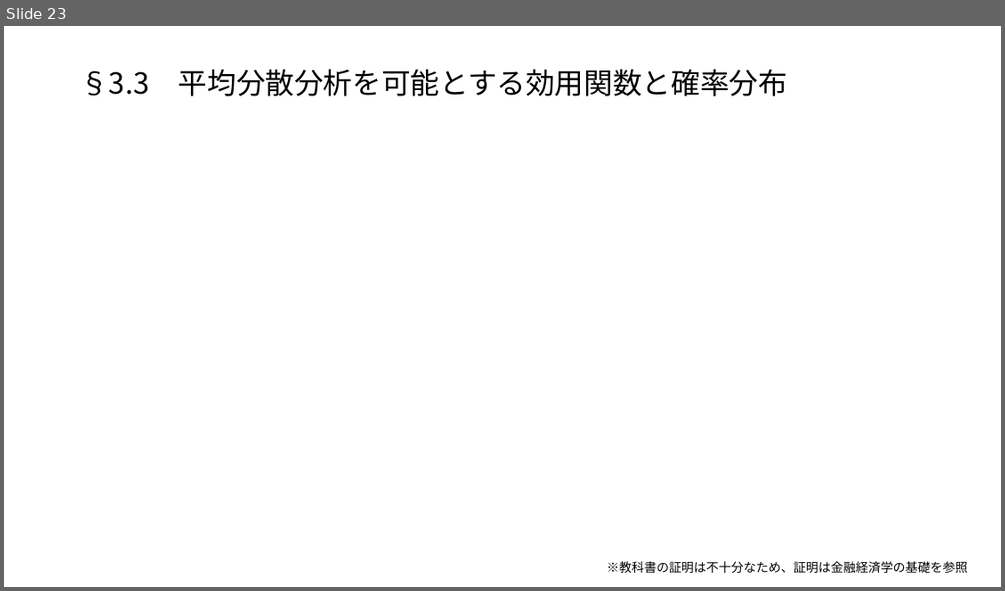
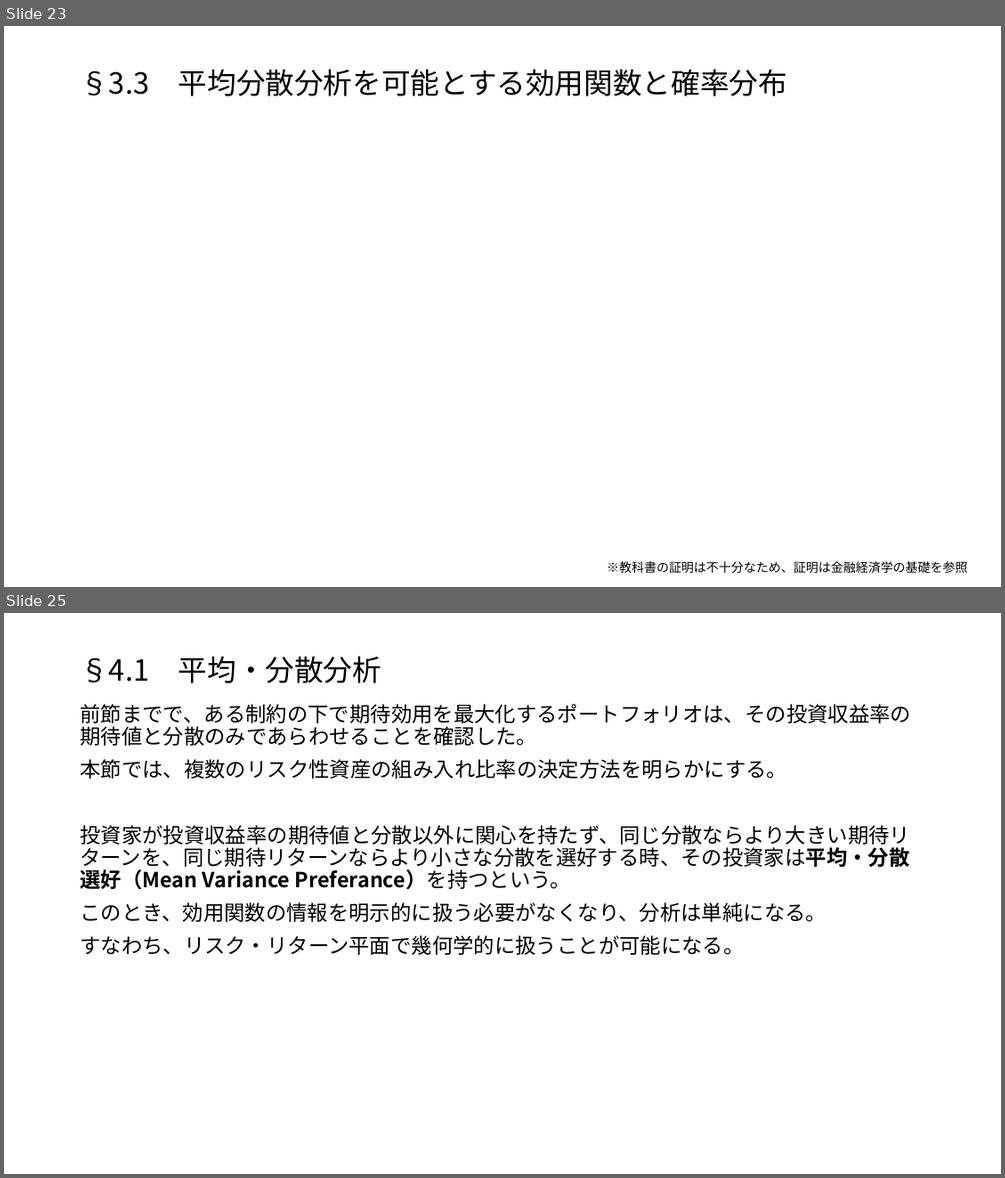
Before and after one commit to macha1811/Long-term-Investment-Theory-and-Practice, a slide deck: 第1章.pptx. Shown one above the other, each under a label of ours: slide 23 before the commit, slides 23 and 25 after it; the slides between them are not shown. The pictures are 1005x591 and 1005x1178 pixels, drawn with LibreOffice and Linux fonts; fonts in the diff are those of the drawing; grey boxes stand for pictures. Boxes give left, top, right and bottom in pixels: in the first picture for what was removed or moved away, otherwise in the second. Text is boxed around its words. In the diff, an @@ line names an element or a change of style, - is before the commit and + after.

```diff
--- a/第1章.pptx
+++ b/第1章.pptx
@@ slide 25 added at (x1=4, y1=613, x2=1001, y2=1174), background #FFFFFF @@
@@ title added at (x1=80, y1=656, x2=381, y2=683), 28 pt, text #000000 @@
+§4.1 平均・分散分析
@@ text added at (x1=80, y1=704, x2=911, y2=955), 20 pt, text #000000 @@
+前節までで、ある制約の下で期待効用を最大化するポートフォリオは、その投資収益率の期待値と分散のみであらわせることを確認した。
+本節では、複数のリスク性資産の組み入れ比率の決定方法を明らかにする。
+投資家が投資収益率の期待値と分散以外に関心を持たず、同じ分散ならより大きい期待リターンを、同じ期待リターンならより小さな分散を選好する時、その投資家は平均・分散選好（Mean Variance Preferance）を持つという。
+このとき、効用関数の情報を明示的に扱う必要がなくなり、分析は単純になる。
+すなわち、リスク・リターン平面で幾何学的に扱うことが可能になる。
```
Also in this commit, not shown: 8 other slides added.
